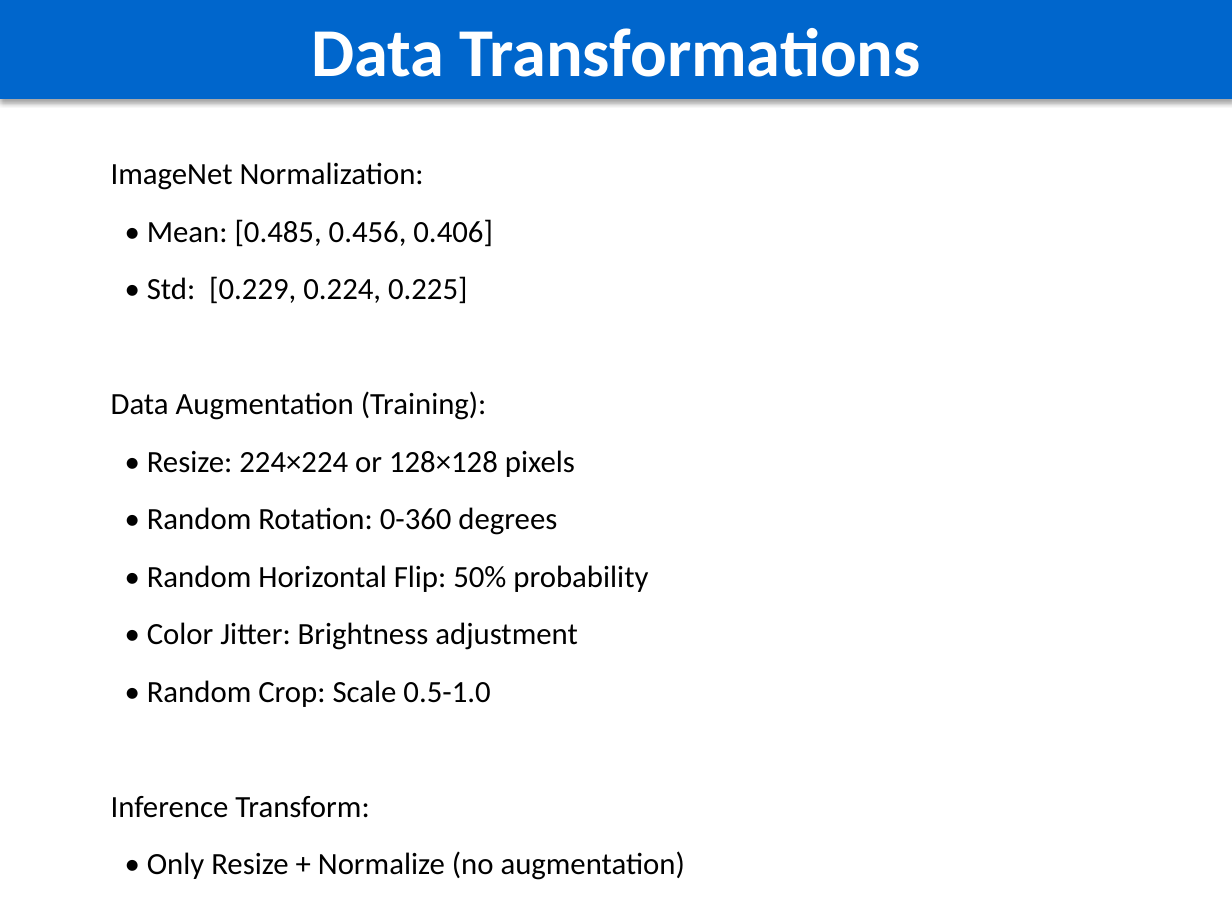
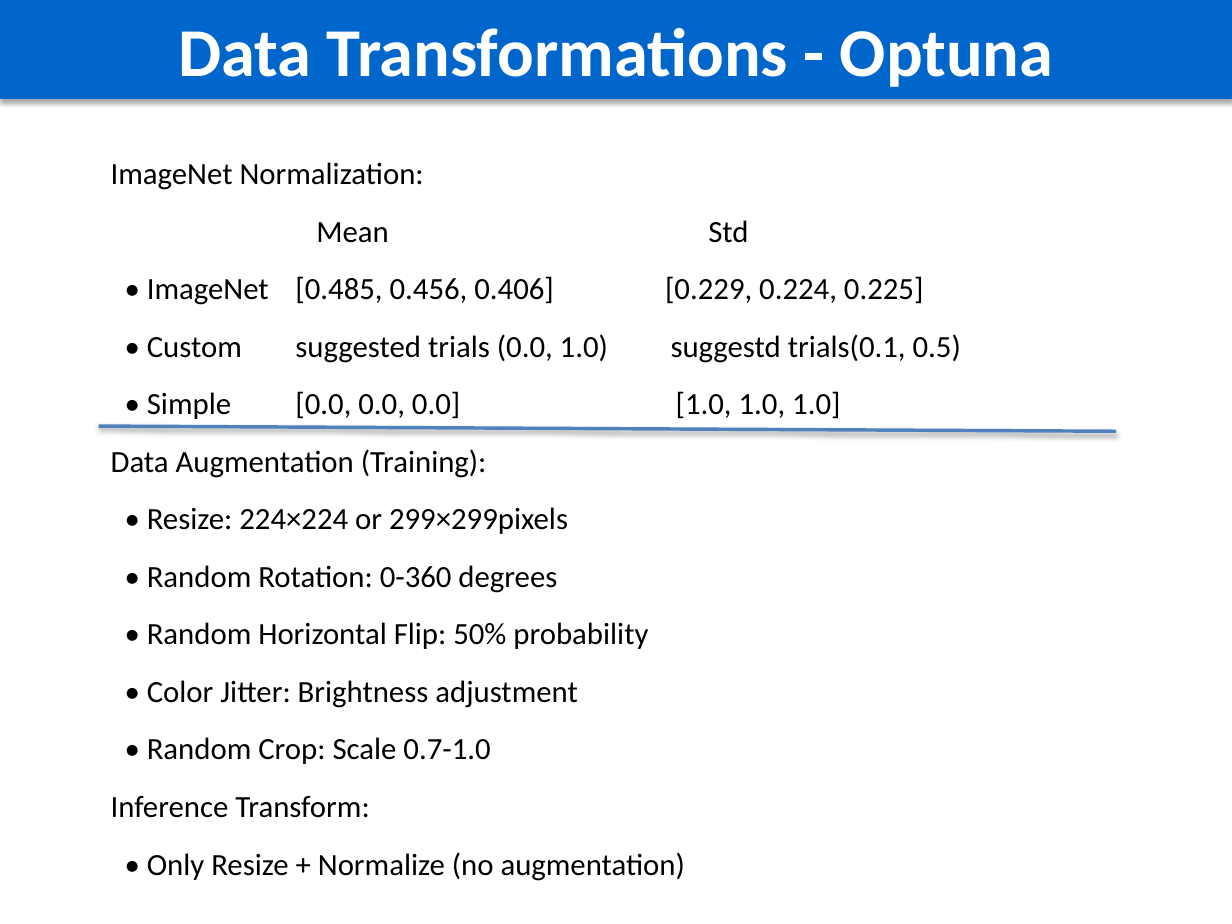
Before and after one commit to Bernardo1205/Deep-Learning, a slide deck: slide 5 of src/assignment-2/CNN/CNN_Classification_Report.pptx (slide 4 before the commit). Drawn at 1232x924 pixels with LibreOffice and Linux fonts; fonts in the diff are those of the drawing. Boxes give left, top, right and bottom in pixels: in the first picture for what was removed or moved away, otherwise in the second. Text is boxed around its words. In the diff, an @@ line names an element or a change of style, - is before the commit and + after.

```diff
--- a/src/assignment-2/CNN/CNN_Classification_Report.pptx
+++ b/src/assignment-2/CNN/CNN_Classification_Report.pptx
@@ text in rectangle at [178,28,1053,87]: text changed @@
-Data Transformations
+Data Transformations - Optuna
@@ text at [147,220,961,419]: text changed @@
-• Mean: [0.485, 0.456, 0.406]
-• Std: [0.229, 0.224, 0.225]
+Mean Std
+• ImageNet [0.485, 0.456, 0.406] [0.229, 0.224, 0.225]
+• Custom suggested trials (0.0, 1.0) suggestd trials(0.1, 0.5)
+• Simple [0.0, 0.0, 0.0] [1.0, 1.0, 1.0]
@@ line added from (99, 426) to (1116, 431), #4F81BD 2 pt @@
@@ text at [147,507,568,534]: text changed @@
-• Resize: 224×224 or 128×128 pixels
+• Resize: 224×224 or 299×299pixels
@@ text at [147,737,490,764]: text changed @@
-• Random Crop: Scale 0.5-1.0
+• Random Crop: Scale 0.7-1.0
```
Also in this commit, not shown: 7 other slides changed, 15 slides added, 2 slides removed, 13 other files.
